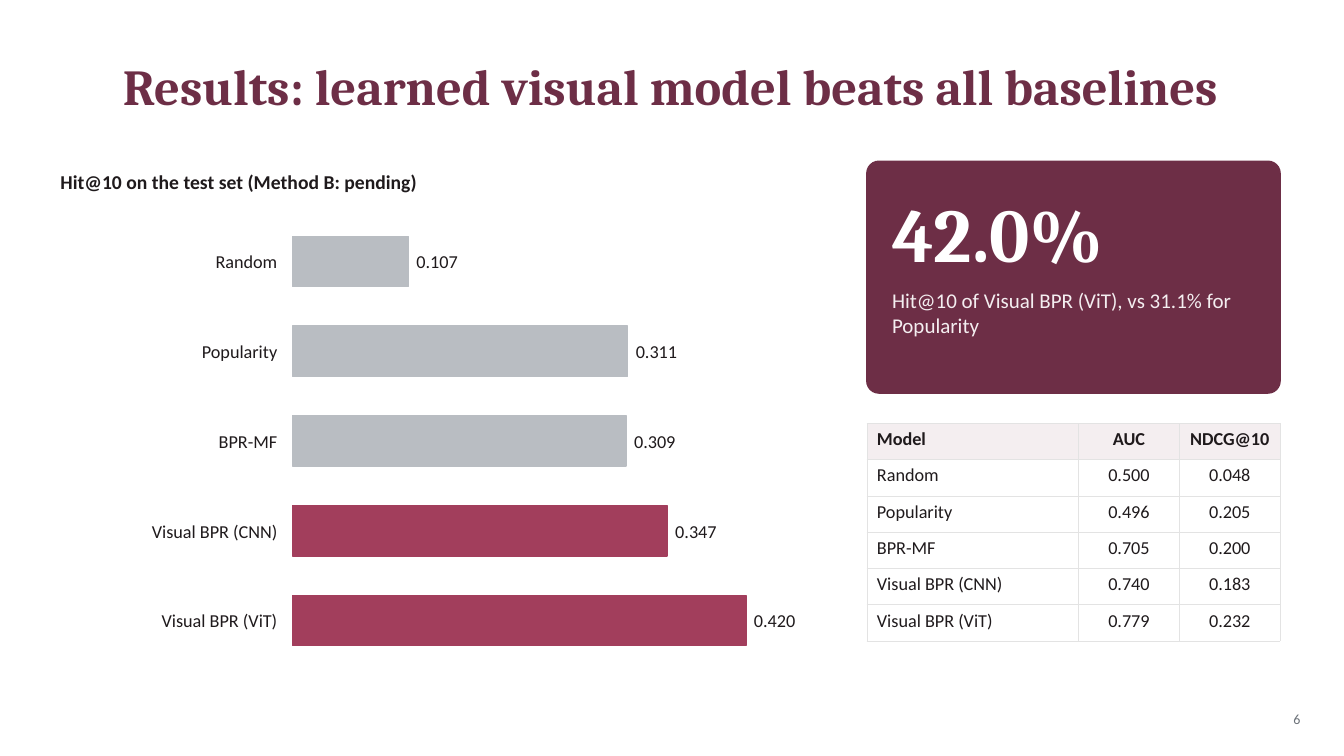
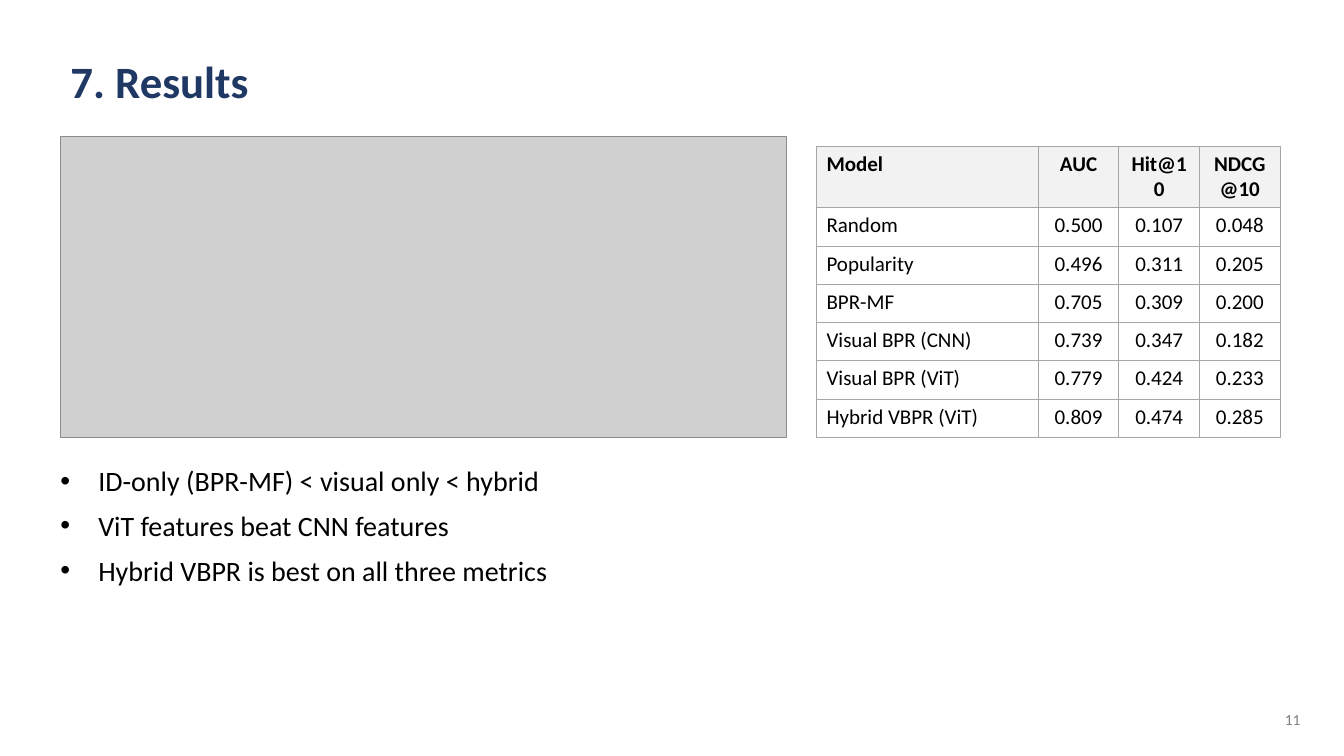
Before and after one commit to raw012/PInterest-Recommender-System, a slide deck: slide 11 of slides.pptx (slide 6 before the commit). Drawn at 1344x756 pixels with LibreOffice and Linux fonts; fonts in the diff are those of the drawing; grey boxes stand for pictures. Boxes give left, top, right and bottom in pixels: in the first picture for what was removed or moved away, otherwise in the second. Text is boxed around its words. In the diff, an @@ line names an element or a change of style, - is before the commit and + after.

```diff
--- a/slides.pptx
+++ b/slides.pptx
@@ title at (x1=70, y1=66, x2=248, y2=99): text changed; size 36 to 32 pt; font Cambria to Calibri; text colour #6D2E46 to #1F3864 @@
-Results: learned visual model beats all baselines
+7. Results
@@ picture added at (x1=60, y1=136, x2=786, y2=438) @@
@@ table at (x1=817, y1=146, x2=1280, y2=432) @@
-Model | AUC | NDCG@10
-Random | 0.500 | 0.048
-Popularity | 0.496 | 0.205
-BPR-MF | 0.705 | 0.200
-Visual BPR (CNN) | 0.740 | 0.183
-Visual BPR (ViT) | 0.779 | 0.232
+Model | AUC | Hit@10 | NDCG@10
+Random | 0.500 | 0.107 | 0.048
+Popularity | 0.496 | 0.311 | 0.205
+BPR-MF | 0.705 | 0.309 | 0.200
+Visual BPR (CNN) | 0.739 | 0.347 | 0.182
+Visual BPR (ViT) | 0.779 | 0.424 | 0.233
+Hybrid VBPR (ViT) | 0.809 | 0.474 | 0.285
@@ table resized from (x1=867, y1=423, x2=1280, y2=634) to (x1=817, y1=146, x2=1280, y2=432) @@
@@ text removed at (x1=60, y1=174, x2=416, y2=193) @@
-Hit@10 on the test set (Method B: pending)
@@ rounded rectangle removed at (x1=867, y1=161, x2=1280, y2=393) @@
@@ rectangle removed at (x1=292, y1=237, x2=408, y2=287) @@
@@ text removed at (x1=892, y1=210, x2=1104, y2=264) @@
-42.0%
@@ text removed at (x1=216, y1=255, x2=278, y2=268) @@
-Random
@@ text removed at (x1=416, y1=256, x2=457, y2=268) @@
-0.107
@@ text removed at (x1=892, y1=293, x2=1231, y2=337) @@
-Hit@10 of Visual BPR (ViT), vs 31.1% for Popularity
@@ rectangle removed at (x1=292, y1=326, x2=628, y2=376) @@
@@ text removed at (x1=202, y1=345, x2=277, y2=361) @@
-Popularity
@@ text removed at (x1=636, y1=346, x2=677, y2=358) @@
-0.311
@@ rectangle removed at (x1=292, y1=415, x2=626, y2=466) @@
@@ text removed at (x1=219, y1=436, x2=278, y2=448) @@
-BPR-MF
@@ text removed at (x1=634, y1=436, x2=675, y2=448) @@
-0.309
@@ text added at (x1=98, y1=470, x2=547, y2=586), 20 pt, text #000000 @@
+• ID-only (BPR-MF) < visual only < hybrid
+• ViT features beat CNN features
+• Hybrid VBPR is best on all three metrics
@@ rectangle removed at (x1=292, y1=505, x2=667, y2=556) @@
@@ text removed at (x1=152, y1=525, x2=277, y2=541) @@
-Visual BPR (CNN)
@@ text removed at (x1=675, y1=526, x2=716, y2=538) @@
-0.347
@@ rectangle removed at (x1=292, y1=596, x2=746, y2=646) @@
@@ text removed at (x1=162, y1=614, x2=277, y2=630) @@
-Visual BPR (ViT)
@@ text removed at (x1=754, y1=615, x2=795, y2=627) @@
-0.420
@@ page number at (x1=1285, y1=715, x2=1301, y2=725): text changed; size 10 to 11 pt; text colour #6B7178 to #7F7F7F @@
-6
+11
```
Also in this commit, not shown: 2 other slides changed, 12 slides added, 6 slides removed.
